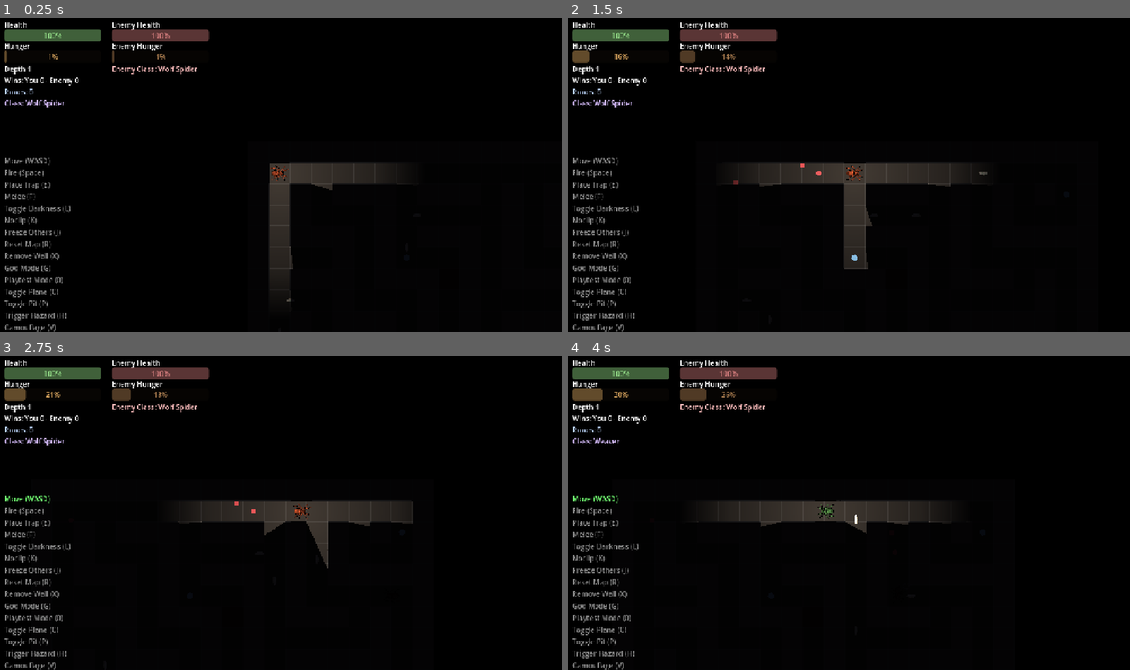
Above: before the commit, frames 1-4 (two rows, left to right).
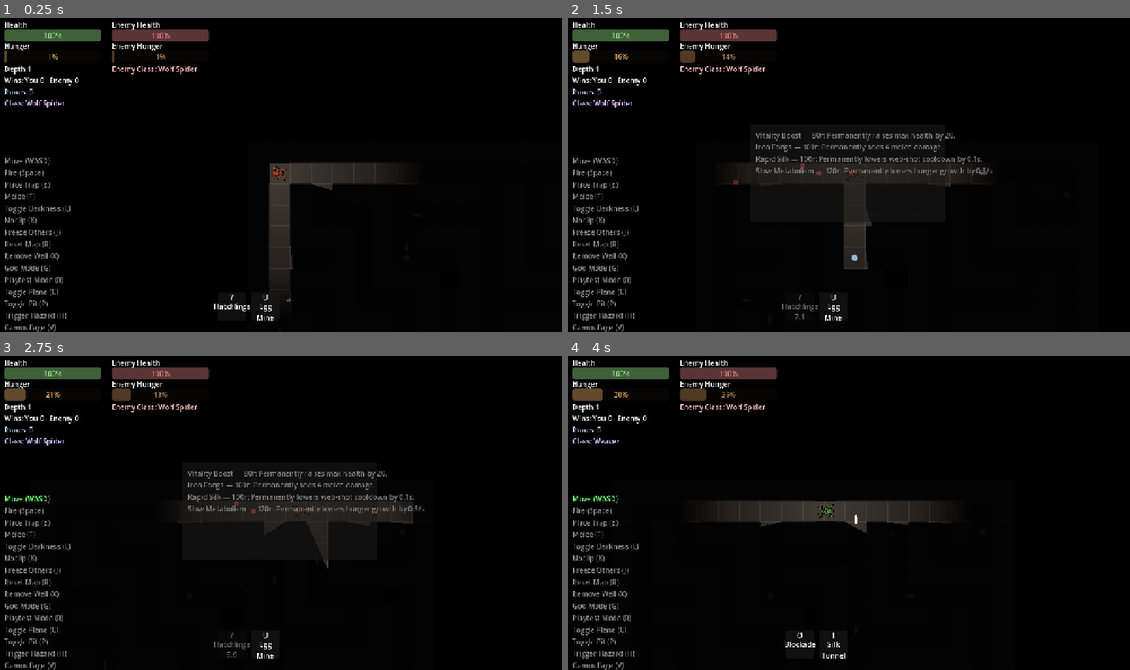
Above: after the commit, the same moments.

Repository: ehix/burrow
Game: Godot game, scene res://world/world.tscn
Two runs of this game, one before a commit and one after it. Both use one fixed random seed, a clock stepped at 60 frames per second and the inputs below.
Inputs (mouse positions are in pixels of both pictures, inside the frame that each line leads up to):
- Up to frame 1 (0.25 s): no input
- Up to frame 2 (1.5 s): tap Enter at 0.5 s; move the mouse to (972, 156) at 0.52 s; hold D (move_right) 0.53-1.25 s; tap Y (hatchlings) at 0.6 s; click (972, 156) at 0.67 s; tap 5 (toggle_shop) at 0.77 s; drag from (736, 187) to (871, 171) at 1.27 s
- Up to frame 3 (2.75 s): move the mouse to (337, 440) at 2.02 s; hold D (move_right) from 2.03 s (still down); tap 2 (buy_upgrade_2) at 2.1 s; tap Y (hatchlings) at 2.3 s
- Up to frame 4 (4 s): release D (move_right) at 2.75 s; drag from (820, 575) to (961, 594) at 2.77 s; move the mouse to (1017, 560) at 3.52 s; hold A (move_left) from 3.53 s (still down); hold Q (cycle_class) from 3.53 s (still down); tap 5 (toggle_shop) at 3.77 s; tap Y (hatchlings) at 3.8 s

The runs differ from the first frame. In frame 1, 0.2% of the frame differs, in the area x 38-49%, y 88-97%; in frame 2, 1.6%, in the area x 33-76%, y 36-97%; in frame 3, 1.6%; in frame 4, 0.1%.

Commit message:
Wire SkillBar, ShopOverlay, StatusEffectRow, and inventory icon into HUD

Diff:
--- a/tests/test_hud.gd
+++ b/tests/test_hud.gd
@@ -67,3 +67,44 @@
 	assert_eq(hud.wins_label.text, "Wins: You 0 - Enemy 1")
 	assert_eq(hud.round_banner_label.text, "YOU DIED")
 	assert_almost_eq(hud.round_banner_label.modulate.a, 1.0, 0.001, "banner is fully visible right away")
+
+
+func test_bind_spiders_wires_the_skill_bar_and_status_rows() -> void:
+	var hud := _make_hud()
+	var player: Player = preload("res://entities/player/player.tscn").instantiate()
+	add_child_autofree(player)
+	var enemy := _make_spider("enemy")
+
+	hud.bind_spiders(player, enemy)
+
+	assert_eq(hud.skill_bar._name_label1.text, player._hatchlings.display_name)
+	assert_not_null(hud.player_status_row._bound_spider)
+	assert_eq(hud.enemy_status_row._bound_spider, enemy)
+
+
+func test_bind_spiders_primes_the_inventory_icon_from_the_players_current_item() -> void:
+	var hud := _make_hud()
+	var player: Player = preload("res://entities/player/player.tscn").instantiate()
+	add_child_autofree(player)
+	var item := FungusSenseItem.new()
+	player.inventory.held_item = item
+
+	hud.bind_spiders(player, _make_spider("enemy"))
+
+	assert_true(hud.inventory_icon.visible)
+	assert_eq(hud.inventory_icon.modulate, ConsumableItem.ITEM_COLORS.get(item.item_id, Color.WHITE))
+
+
+func test_inventory_icon_hides_when_the_held_item_clears() -> void:
+	var hud := _make_hud()
+	var player: Player = preload("res://entities/player/player.tscn").instantiate()
+	add_child_autofree(player)
+	hud.bind_spiders(player, _make_spider("enemy"))
+	player.inventory.held_item = FungusSenseItem.new()
+	player.inventory.item_held_changed.emit(player.inventory.held_item)
+	assert_true(hud.inventory_icon.visible)
+
+	player.inventory.held_item = null
+	player.inventory.item_held_changed.emit(null)
+
+	assert_false(hud.inventory_icon.visible)
--- a/ui/hud.gd
+++ b/ui/hud.gd
@@ -36,6 +36,11 @@
 @onready var paused_label: Label = $Root/PausedLabel
 @onready var round_banner_label: Label = $Root/RoundBannerLabel
 @onready var hazard_toast_label: Label = $Root/HazardToastLabel
+@onready var skill_bar: SkillBar = $Root/SkillBar
+@onready var shop_overlay: ShopOverlay = $Root/ShopOverlay
+@onready var inventory_icon: Panel = $Root/InventoryIcon
+@onready var player_status_row: StatusEffectRow = $Root/PlayerStatusRow
+@onready var enemy_status_row: StatusEffectRow = $Root/EnemyStatusRow
 
 
 func _ready() -> void:
@@ -58,6 +63,27 @@
 
 func set_paused_visible(is_paused: bool) -> void:
 	paused_label.visible = is_paused
+
+
+## Called by World each time a new Player/Enemy pair is built (initial spawn
+## and every depth descent) — the one seam this HUD needs to (re)bind its
+## per-spider pieces through. `enemy` may be null (defensive; Level always
+## builds one in practice).
+func bind_spiders(player: Player, enemy: Node2D) -> void:
+	if player != null:
+		skill_bar.bind_player(player)
+		player_status_row.bind_spider(player)
+		if not player.inventory.item_held_changed.is_connected(_on_item_held_changed):
+			player.inventory.item_held_changed.connect(_on_item_held_changed)
+		_on_item_held_changed(player.inventory.held_item)
+	if enemy != null:
+		enemy_status_row.bind_spider(enemy)
+
+
+func _on_item_held_changed(item: ConsumableItem) -> void:
+	inventory_icon.visible = item != null
+	if item != null:
+		inventory_icon.modulate = ConsumableItem.ITEM_COLORS.get(item.item_id, Color.WHITE)
 
 
 func _on_health_changed(who: Node, value: float, max_value: float) -> void:
--- a/ui/hud.tscn
+++ b/ui/hud.tscn
@@ -1,6 +1,9 @@
-[gd_scene load_steps=2 format=3]
+[gd_scene load_steps=5 format=3]
 
 [ext_resource type="Script" path="res://ui/hud.gd" id="1_hud"]
+[ext_resource type="PackedScene" path="res://ui/skill_bar.tscn" id="2_skillbar"]
+[ext_resource type="PackedScene" path="res://ui/shop_overlay.tscn" id="3_shop"]
+[ext_resource type="PackedScene" path="res://ui/status_effect_row.tscn" id="4_statusrow"]
 
 [node name="HUD" type="CanvasLayer"]
 script = ExtResource("1_hud")
@@ -153,3 +156,36 @@
 theme_override_font_sizes/font_size = 32
 horizontal_alignment = 1
 text = ""
+
+[node name="SkillBar" parent="Root" instance=ExtResource("2_skillbar")]
+anchor_left = 0.5
+anchor_top = 1.0
+anchor_right = 0.5
+anchor_bottom = 1.0
+offset_left = -140.0
+offset_top = -90.0
+offset_right = 140.0
+offset_bottom = -16.0
+
+[node name="ShopOverlay" parent="Root" instance=ExtResource("3_shop")]
+
+[node name="InventoryIcon" type="Panel" parent="Root"]
+visible = false
+anchor_top = 1.0
+anchor_bottom = 1.0
+offset_left = 16.0
+offset_top = -80.0
+offset_right = 80.0
+offset_bottom = -16.0
+
+[node name="PlayerStatusRow" parent="Root" instance=ExtResource("4_statusrow")]
+offset_left = 16.0
+offset_top = 220.0
+offset_right = 316.0
+offset_bottom = 244.0
+
+[node name="EnemyStatusRow" parent="Root" instance=ExtResource("4_statusrow")]
+offset_left = 260.0
+offset_top = 220.0
+offset_right = 560.0
+offset_bottom = 244.0
--- a/world/world.gd
+++ b/world/world.gd
@@ -95,7 +95,21 @@
 	add_child(_level)
 	_level.build()
 	_snap_camera()
+	_bind_hud()
 	_rebuilding = false
+
+
+## Hands the freshly-built Level's Player/Enemy to the HUD (skill bar,
+## status-effect rows, inventory icon) — called once per _build_level(), so
+## every depth descent re-binds to the new instances the same way the
+## camera already re-snaps to them.
+func _bind_hud() -> void:
+	if hud == null or not hud.has_method("bind_spiders"):
+		return
+	var player := _current_player() as Player
+	var level := _level as Level
+	var enemy: Node2D = level.enemy if level != null else null
+	hud.bind_spiders(player, enemy)
 
 
 func _snap_camera() -> void:
